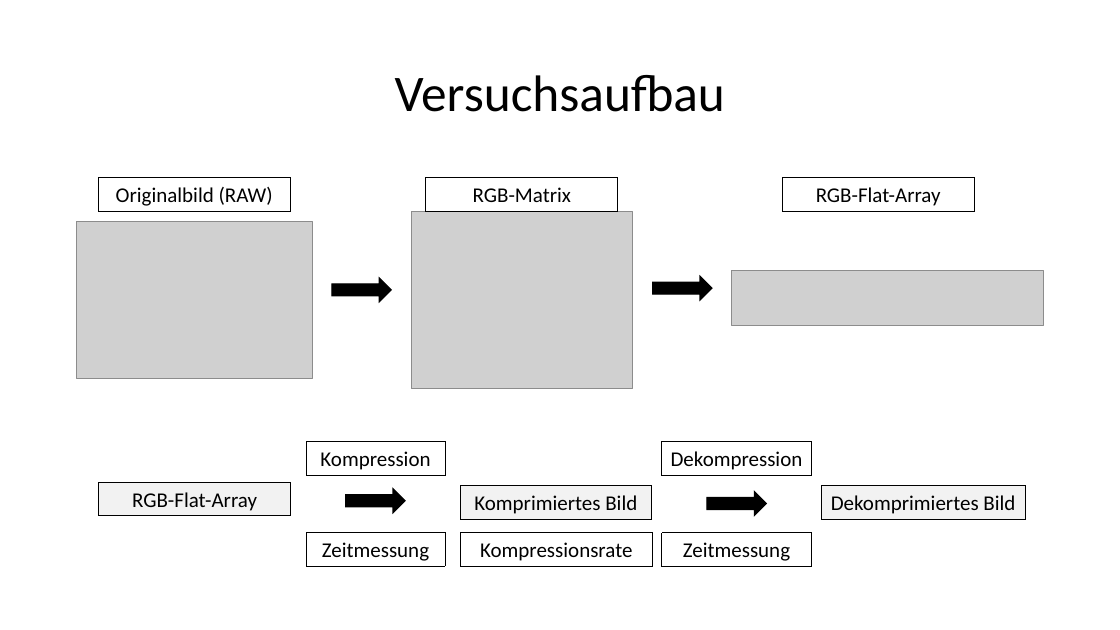
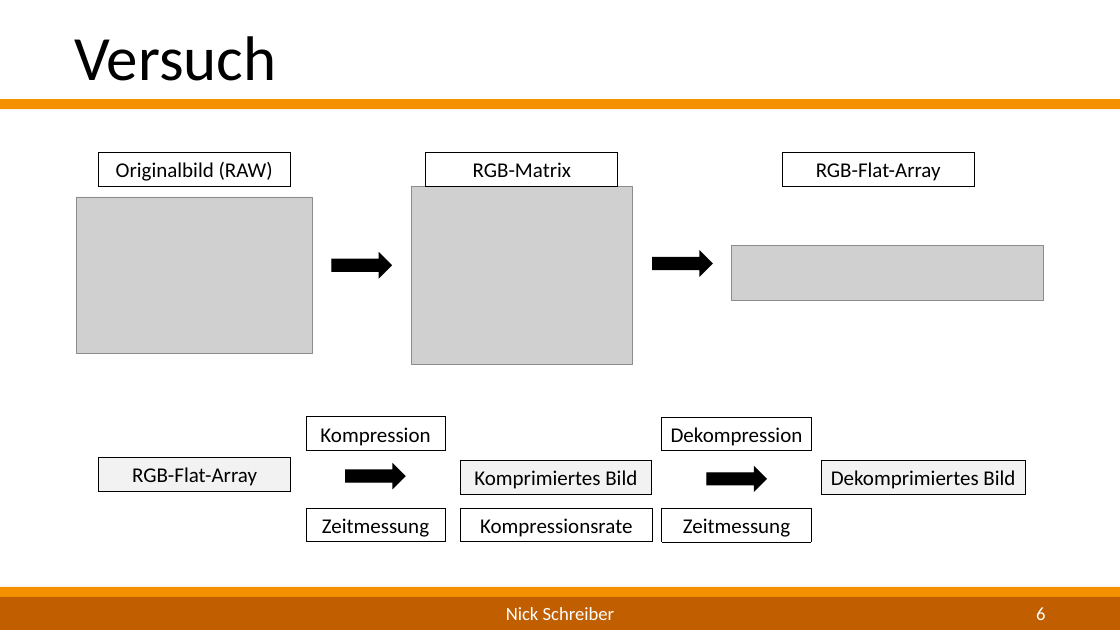
Before and after one commit to NickStudRepo/STI-Repo, a slide deck: slide 6 of Brainstorming/Zwischenpräsentation_v1.pptx. Drawn at 1120x630 pixels with LibreOffice and Linux fonts; fonts in the diff are those of the drawing; grey boxes stand for pictures; background and template pictures are left out. Boxes give left, top, right and bottom in pixels: in the first picture for what was removed or moved away, otherwise in the second. Text is boxed around its words. In the diff, an @@ line names an element or a change of style, - is before the commit and + after.

```diff
--- a/Brainstorming/Zwischenpräsentation_v1.pptx
+++ b/Brainstorming/Zwischenpräsentation_v1.pptx
@@ text added at (x1=74, y1=36, x2=276, y2=81), 54 pt, text #000000 @@
+Versuch
@@ title removed at (x1=395, y1=75, x2=725, y2=112) @@
-Versuchsaufbau
@@ rectangle added at (x1=0, y1=99, x2=1120, y2=109), fill #F39100 @@
@@ 11 rectangles, 4 right arrows, 3 pictures moved together from (x1=76, y1=177, x2=1043, y2=566) to (x1=76, y1=153, x2=1043, y2=542) @@
@@ rectangle added at (x1=0, y1=587, x2=1120, y2=597), fill #F39100 @@
@@ rectangle added at (x1=0, y1=597, x2=1120, y2=630), fill #C05E00 @@
@@ text added at (x1=506, y1=607, x2=614, y2=620), 16 pt, text #FFFFFF @@
+Nick Schreiber
@@ page number added at (x1=1036, y1=607, x2=1045, y2=620), 16 pt, text #FFFFFF @@
+6
```
Also in this commit, not shown: 3 other slides changed, 5 slides added, 3 slides removed, 19 other files.
